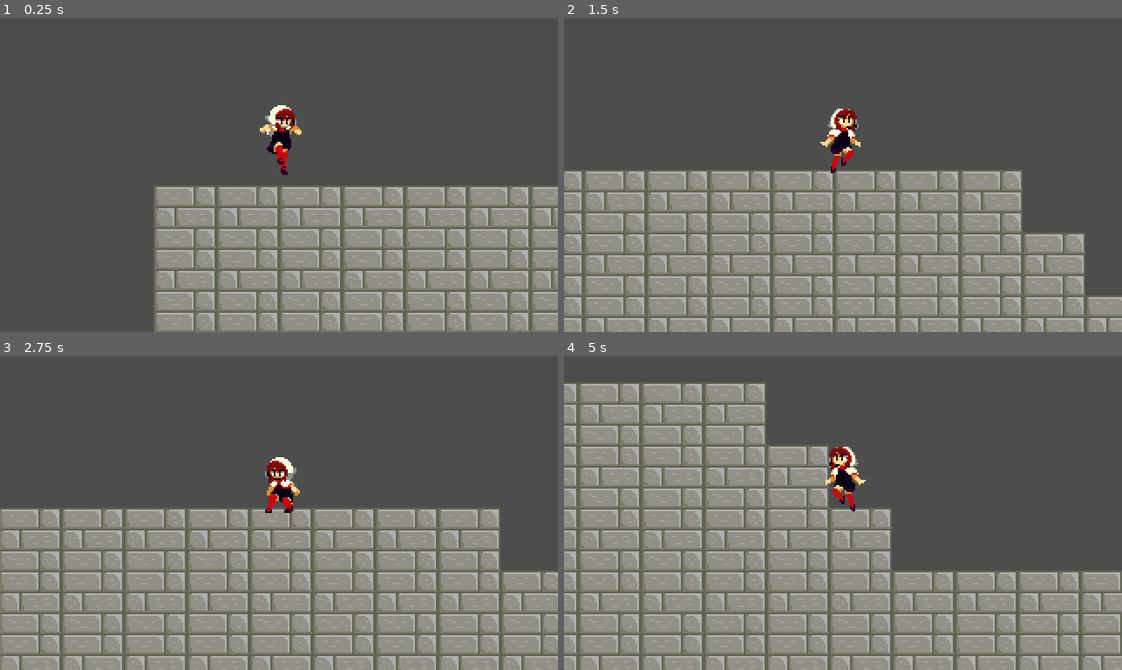
Above: before the commit, frames 1-4 (two rows, left to right).
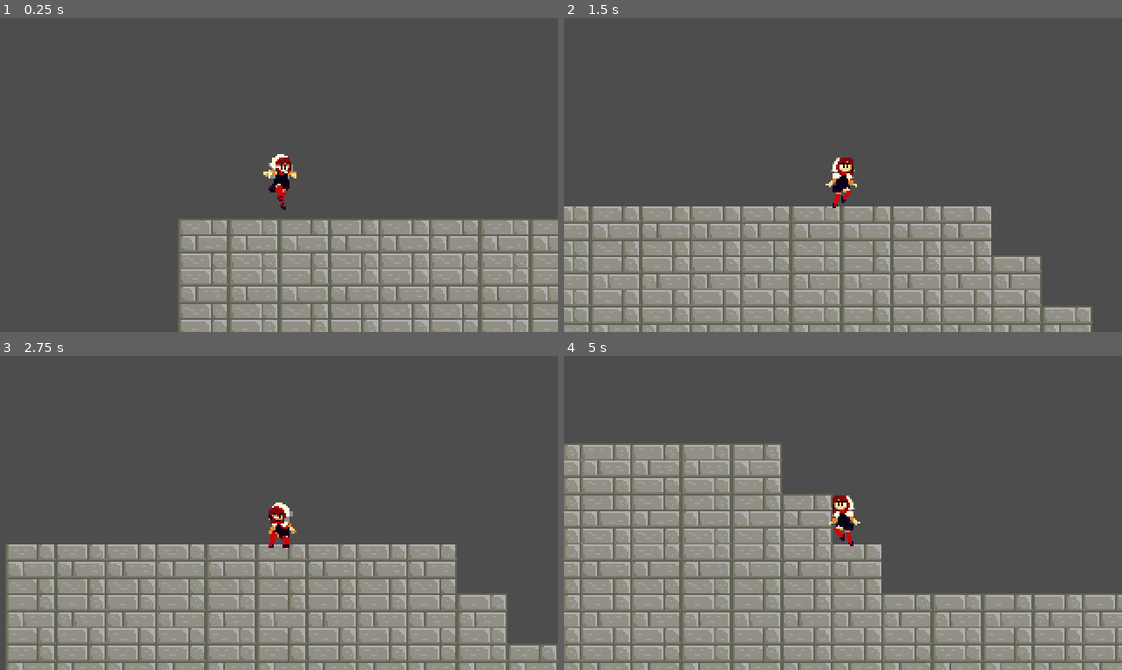
Above: after the commit, the same moments.

Repository: radagon828/GodotFourRepository
Game: Godot game, scene res://Scenes/Levels/DungeonOne.tscn
Same seed, same stepped clock (60 frames per second), same inputs: the game is played once before the commit and once after it.
Inputs:
- Up to frame 1 (0.25 s): no input
- Up to frame 2 (1.5 s): hold D (move_right) from 0.53 s (still down); tap F (roll) at 0.6, 1.35 s; tap Space (jump) at 0.77 s
- Up to frame 3 (2.75 s): tap Space (jump) at 1.52 s; release D (move_right) at 2.03 s; hold A (move_left) from 2.03 s (still down); tap F (roll) at 2.1 s
- Up to frame 4 (5 s): release A (move_left) at 2.78 s; hold D (move_right) 2.78-4.28 s; tap F (roll) at 2.85, 3.6, 4.35 s; tap Space (jump) at 3.02, 3.77, 4.52 s; hold A (move_left) from 4.28 s (still down)

The runs differ from the first frame. In frame 1, 23% of the frame differs, in the area x 27-100%, y 27-100%; in frame 2, 34%; in frame 3, 36%; in frame 4, 41%, in the area x 0-100%, y 8-100%.

Commit message:
almost figured out dash

Diff:
--- a/DemonASpect/Scenes/Levels/DungeonOne.tscn
+++ b/DemonASpect/Scenes/Levels/DungeonOne.tscn
@@ -73,3 +73,5 @@
 [node name="Camera2D" type="Camera2D" parent="."]
 texture_filter = 1
 position = Vector2(72, 72)
+offset = Vector2(0, -25)
+zoom = Vector2(0.8, 0.8)
--- a/DemonASpect/Scenes/Player/Player.gd
+++ b/DemonASpect/Scenes/Player/Player.gd
@@ -68,6 +68,7 @@
 	$AnimationTree.set("parameters/in_air_state/transition_request", !is_on_floor())
 
 	if (Input.is_action_just_pressed("roll") && is_on_floor()):
+		$DashTimer.start()
 		state = ROLL
 
 	move()
@@ -87,9 +88,11 @@
 #find out how to slow down roll
 func roll_state(delta):
 	$AnimationTree.set("parameters/movement/transition_request", "roll")
-	velocity.x = roll_vector.x * ROLL_SPEED
-	velocity.x = move_toward(velocity.x, 0, FRICTION * delta)
-#	velocity.x = lerp(0, velocity, pow(2, -8 * delta))
+	if ($DashTimer.wait_time == 0.1):
+		velocity.x = roll_vector.x * ROLL_SPEED
+#	velocity.x = move_toward(velocity.x, 0, FRICTION * delta)
+	velocity.x = lerpf(0, velocity.x, pow(2, -8 * delta))
+
 	velocity.y += GRAVITY * delta
 	move()
 
@@ -111,6 +114,6 @@
 func debug():
 	pass
 #	print(!$RayCast2D.is_colliding())
-#	print(velocity)
+	print(velocity, $DashTimer.wait_time)
 #	print(is_on_floor())
 #	print(animationPlayer.current_animation_position)
--- a/DemonASpect/Scenes/Player/Player.tscn
+++ b/DemonASpect/Scenes/Player/Player.tscn
@@ -380,5 +380,6 @@
 parameters/movement/transition_request = ""
 parameters/movement/current_index = 0
 
-[node name="Timer" type="Timer" parent="."]
-wait_time = 0.2
+[node name="DashTimer" type="Timer" parent="."]
+wait_time = 0.1
+one_shot = true
